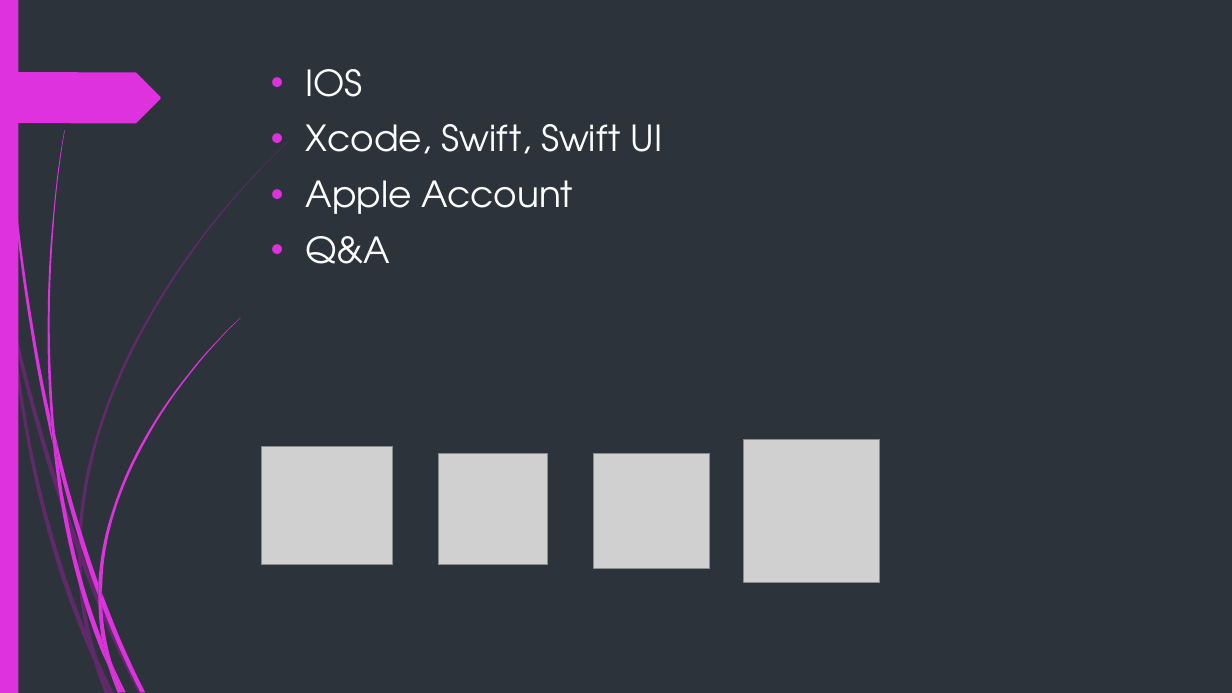
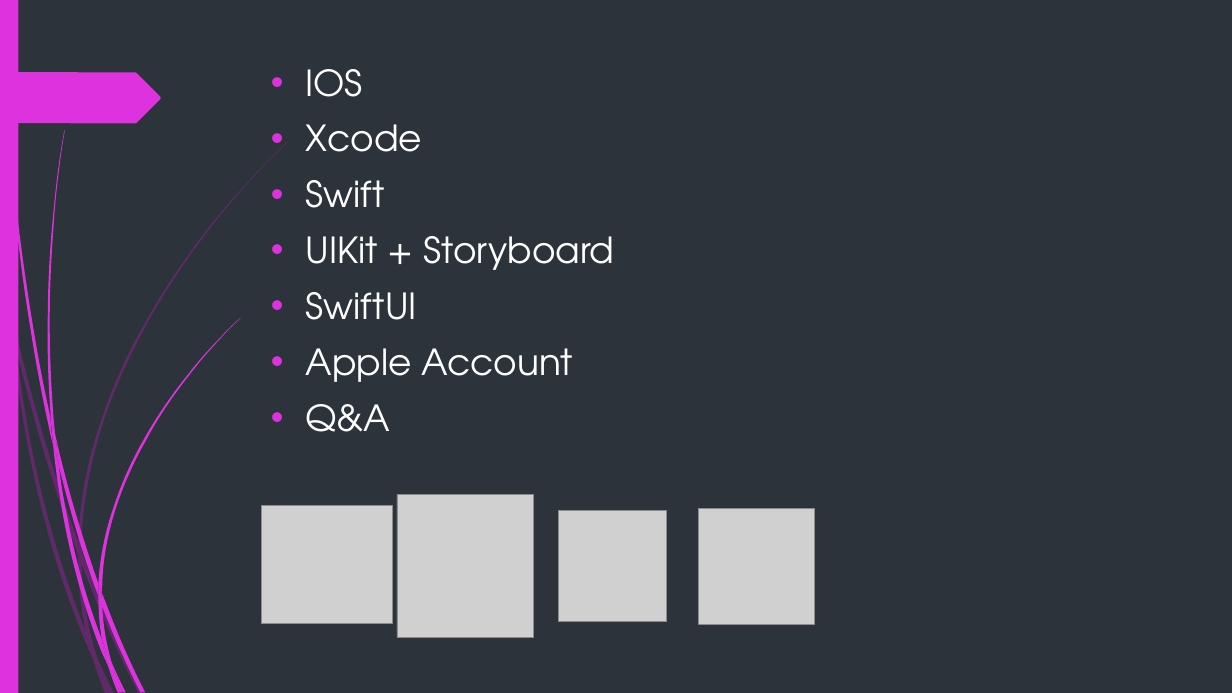
Before and after one commit to duy1998/ios-seminar, a slide deck: slide 2 of ios.pptx. Drawn at 1232x693 pixels with LibreOffice and Linux fonts; fonts in the diff are those of the drawing; grey boxes stand for pictures. Boxes give left, top, right and bottom in pixels: in the first picture for what was removed or moved away, otherwise in the second. Text is boxed around its words. In the diff, an @@ line names an element or a change of style, - is before the commit and + after.

```diff
--- a/ios.pptx
+++ b/ios.pptx
@@ text at <box>306,124,614,320</box>: text changed @@
-• Xcode, Swift, Swift UI
+• Xcode
+• Swift
+• UIKit + Storyboard
+• SwiftUI
@@ picture: place and size @@
-picture at <box>262,447,393,565</box>
+picture at <box>262,506,393,623</box>
@@ picture: place and size @@
-picture at <box>744,440,880,583</box>
+picture at <box>397,494,533,638</box>
@@ picture: place and size @@
-picture at <box>594,454,710,569</box>
+picture at <box>699,509,814,625</box>
@@ picture: place and size @@
-picture at <box>439,454,548,565</box>
+picture at <box>558,511,667,622</box>
```
Also in this commit, not shown: 1 other slide changed, 3 slides added.
